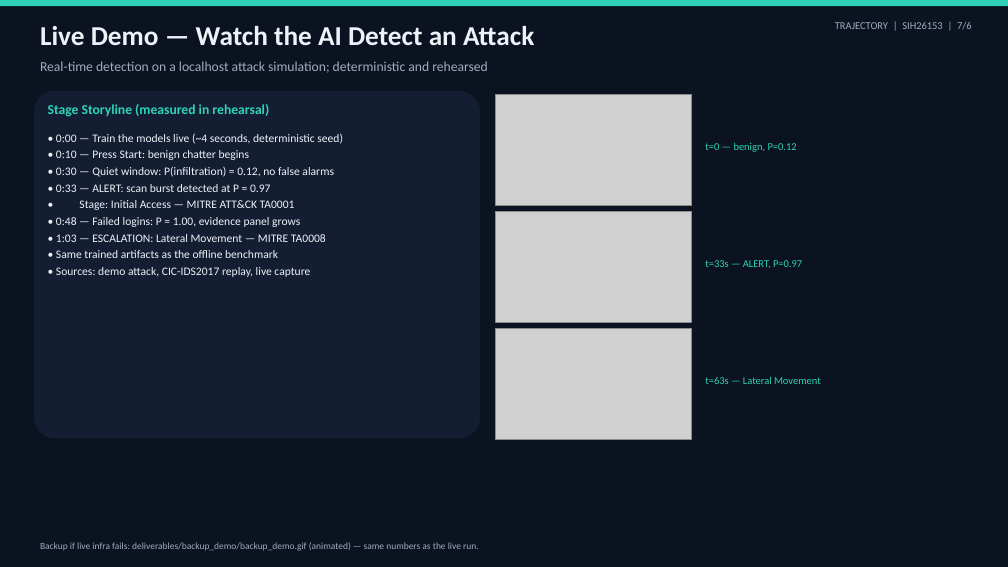
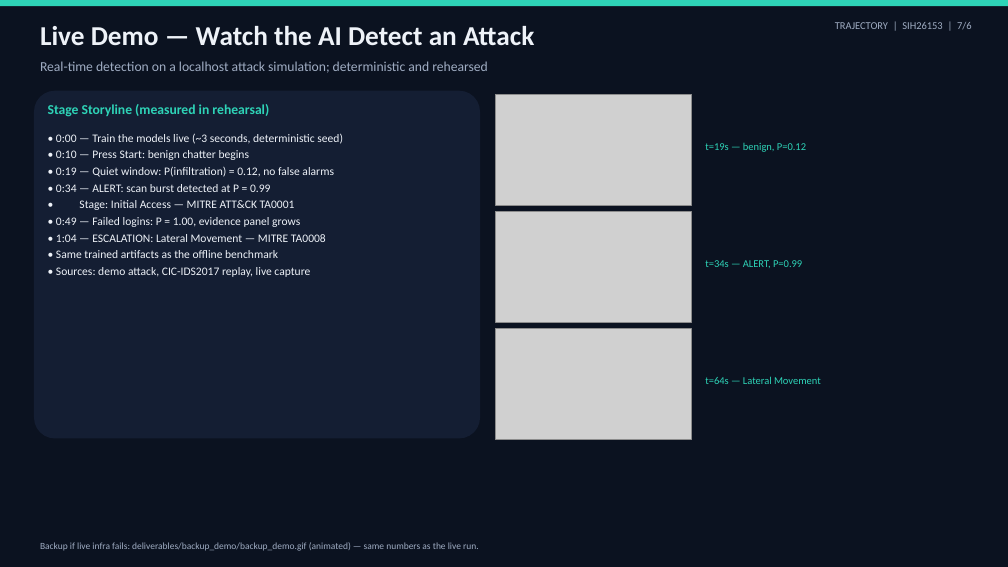
Before and after one commit to AbhijitK20/-SENTINEL, a slide deck: slide 7 of deliverables/Trajectory_SIH26153_Idea_Deck.pptx. Drawn at 1008x567 pixels with LibreOffice and Linux fonts; fonts in the diff are those of the drawing; grey boxes stand for pictures. Boxes give left, top, right and bottom in pixels: in the first picture for what was removed or moved away, otherwise in the second. Text is boxed around its words. In the diff, an @@ line names an element or a change of style, - is before the commit and + after.

```diff
--- a/deliverables/Trajectory_SIH26153_Idea_Deck.pptx
+++ b/deliverables/Trajectory_SIH26153_Idea_Deck.pptx
@@ text at (56,133,343,144): text changed @@
-• 0:00 — Train the models live (~4 seconds, deterministic seed)
+• 0:00 — Train the models live (~3 seconds, deterministic seed)
@@ text at (705,143,806,152): text changed @@
-t=0 — benign, P=0.12
+t=19s — benign, P=0.12
@@ text at (56,166,334,192): text changed @@
-• 0:30 — Quiet window: P(infiltration) = 0.12, no false alarms
-• 0:33 — ALERT: scan burst detected at P = 0.97
+• 0:19 — Quiet window: P(infiltration) = 0.12, no false alarms
+• 0:34 — ALERT: scan burst detected at P = 0.99
@@ text at (56,217,326,242): text changed @@
-• 0:48 — Failed logins: P = 1.00, evidence panel grows
-• 1:03 — ESCALATION: Lateral Movement — MITRE TA0008
+• 0:49 — Failed logins: P = 1.00, evidence panel grows
+• 1:04 — ESCALATION: Lateral Movement — MITRE TA0008
@@ text at (705,260,802,268): text changed @@
-t=33s — ALERT, P=0.97
+t=34s — ALERT, P=0.99
@@ text at (705,376,821,384): text changed @@
-t=63s — Lateral Movement
+t=64s — Lateral Movement
```
Also in this commit, not shown: 11 other files.
